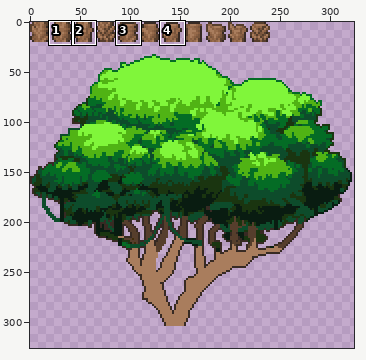
Two versions of one sprite sheet, Assets/Textures/Tiles/Rainforest/Surface/Trees/KapokTree.png. The picture above shows the old version from afar; the outline marks the close-up.
Close-up. The starting point:
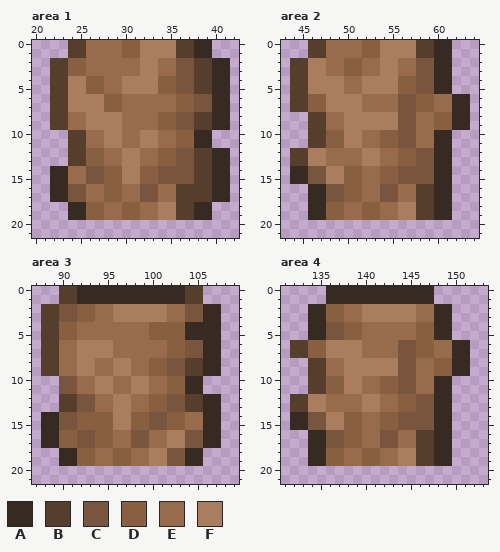
The file is 324x326 pixels. Colours within 5 levels of each other are drawn and written as one. Shown: area 1: x 20..42, y 0..21; area 2: x 43..64, y 0..21; area 3: x 87..109, y 0..21; area 4: x 131..153, y 0..21. The commit also changed other parts of the picture, which this record leaves out.
Palette (. is transparent): A #372a23  B #563e2c  C #78553c  D #895f42  E #976b4b  F #a97d5d
After:
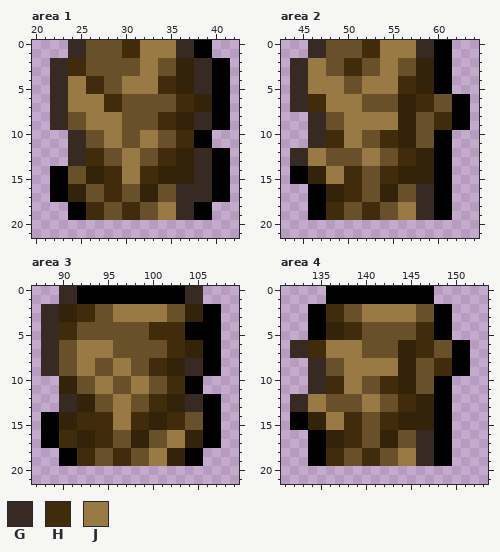
Colours new in this view: G #372a23  H #402c0a  J #9a7a44
Diff:
@@ palette @@
-A #372a23
+A #000000
-C #78553c
+C #32230a
-E #976b4b
+E #68512a
--- area 1
@@ x 20..42 @@
- 0 ....BBEEEEDDFFFFBBAA...
- 1 ....BBEEEEDDFFFFBBAA...
- 2 ..BBDDEEEEEEFFEECCBBAA.
- 3 ..BBDDEEEEEEFFEECCBBAA.
- 4 ..BBFFDDEEFFFFDDCCBBAA.
- 5 ..BBFFDDEEFFFFDDCCBBAA.
- 6 ..BBFFFFDDEEEEEEDDCCAA.
- 7 ..BBFFFFDDEEEEEEDDCCAA.
- 8 ..BBEEFFFFEEEEDDCCBBAA.
- 9 ..BBEEFFFFEEEEDDCCBBAA.
-10 ....BBEEFFEEFFEEDDAA...
-11 ....BBEEFFEEFFEEDDAA...
-12 ....BBDDEEFFEEDDCCBBAA.
-13 ....BBDDEEFFEEDDCCBBAA.
-14 ..AAEECCDDFFDDCCCCBBAA.
-15 ..AAEECCDDFFDDCCCCBBAA.
-16 ..AACCEEDDEECCEEBBBBAA.
-17 ..AACCEEDDEECCEEBBBBAA.
-18 ....AADDEEDDEEFFBBAA...
-19 ....AADDEEDDEEFFBBAA...
+ 0 ....GGEEEEHHJJJJGGAA...
+ 1 ....GGEEEEHHJJJJGGAA...
+ 2 ..GGHHEEEEEEJJEECCGGAA.
+ 3 ..GGHHEEEEEEJJEECCGGAA.
+ 4 ..GGJJHHEEJJJJHHCCGGAA.
+ 5 ..GGJJHHEEJJJJHHCCGGAA.
+ 6 ..GGJJJJHHEEEEEEHHCCAA.
+ 7 ..GGJJJJHHEEEEEEHHCCAA.
+ 8 ..GGEEJJJJEEEEHHCCGGAA.
+ 9 ..GGEEJJJJEEEEHHCCGGAA.
+10 ....GGEEJJEEJJEEHHAA...
+11 ....GGEEJJEEJJEEHHAA...
+12 ....GGHHEEJJEEHHCCGGAA.
+13 ....GGHHEEJJEEHHCCGGAA.
+14 ..AAEECCHHJJHHCCCCGGAA.
+15 ..AAEECCHHJJHHCCCCGGAA.
+16 ..AACCEEHHEECCEEGGGGAA.
+17 ..AACCEEHHEECCEEGGGGAA.
+18 ....AAHHEEHHEEJJGGAA...
+19 ....AAHHEEHHEEJJGGAA...
 20 .......................
--- area 2
@@ x 43..64 @@
- 0 ...BBEEEEDDFFFFBBAA...
- 1 ...BBEEEEDDFFFFBBAA...
- 2 .BBFFEEDDEEFFEECCAA...
- 3 .BBFFEEDDEEFFEECCAA...
- 4 .BBFFFFEEFFFFDDCCAA...
- 5 .BBFFFFEEFFFFDDCCAA...
- 6 .BBDDFFFFEEEECCDDEEAA.
- 7 .BBDDFFFFEEEECCDDEEAA.
- 8 ...BBEEFFFFFFCCEEDDAA.
- 9 ...BBEEFFFFFFCCEEDDAA.
-10 ...BBDDFFEEDDCCEEAA...
-11 ...BBDDFFEEDDCCEEAA...
-12 .BBFFEEEEFFEEDDCCAA...
-13 .BBFFEEEEFFEEDDCCAA...
-14 .AACCFFDDEEDDCCCCAA...
-15 .AACCFFDDEEDDCCCCAA...
-16 ...AACCDDEECCEEBBAA...
-17 ...AACCDDEECCEEBBAA...
-18 ...AADDEEDDEEFFBBAA...
-19 ...AADDEEDDEEFFBBAA...
+ 0 ...GGEEEEHHJJJJGGAA...
+ 1 ...GGEEEEHHJJJJGGAA...
+ 2 .GGJJEEHHEEJJEECCAA...
+ 3 .GGJJEEHHEEJJEECCAA...
+ 4 .GGJJJJEEJJJJHHCCAA...
+ 5 .GGJJJJEEJJJJHHCCAA...
+ 6 .GGHHJJJJEEEECCHHEEAA.
+ 7 .GGHHJJJJEEEECCHHEEAA.
+ 8 ...GGEEJJJJJJCCEEHHAA.
+ 9 ...GGEEJJJJJJCCEEHHAA.
+10 ...GGHHJJEEHHCCEEAA...
+11 ...GGHHJJEEHHCCEEAA...
+12 .GGJJEEEEJJEEHHCCAA...
+13 .GGJJEEEEJJEEHHCCAA...
+14 .AACCJJHHEEHHCCCCAA...
+15 .AACCJJHHEEHHCCCCAA...
+16 ...AACCHHEECCEEGGAA...
+17 ...AACCHHEECCEEGGAA...
+18 ...AAHHEEHHEEJJGGAA...
+19 ...AAHHEEHHEEJJGGAA...
 20 ......................
--- area 3
@@ x 87..109 @@
- 0 ...BBAAAAAAAAAAAABB....
- 1 ...BBAAAAAAAAAAAABB....
- 2 .BBCCDDEEFFFFFFEECCAA..
- 3 .BBCCDDEEFFFFFFEECCAA..
- 4 .BBDDEEEEEEEEDDDDAAAA..
- 5 .BBDDEEEEEEEEDDDDAAAA..
- 6 .BBEEFFFFEEEEEEDDCCAA..
- 7 .BBEEFFFFEEEEEEDDCCAA..
- 8 .BBEEFFEEFFEEDDCCBBAA..
- 9 .BBEEFFEEFFEEDDCCBBAA..
-10 ...CCEEFFEEFFEEDDAA....
-11 ...CCEEFFEEFFEEDDAA....
-12 ...BBCCEEFFEEDDCCBBAA..
-13 ...BBCCEEFFEEDDCCBBAA..
-14 .AACCDDDDFFDDCCDDEEAA..
-15 .AACCDDDDFFDDCCDDEEAA..
-16 .AADDCCDDEECCEEFFCCAA..
-17 .AADDCCDDEECCEEFFCCAA..
-18 ...AADDEEDDEEFFCCAA....
-19 ...AADDEEDDEEFFCCAA....
+ 0 ...GGAAAAAAAAAAAAGG....
+ 1 ...GGAAAAAAAAAAAAGG....
+ 2 .GGCCHHEEJJJJJJEECCAA..
+ 3 .GGCCHHEEJJJJJJEECCAA..
+ 4 .GGHHEEEEEEEEHHHHAAAA..
+ 5 .GGHHEEEEEEEEHHHHAAAA..
+ 6 .GGEEJJJJEEEEEEHHCCAA..
+ 7 .GGEEJJJJEEEEEEHHCCAA..
+ 8 .GGEEJJEEJJEEHHCCGGAA..
+ 9 .GGEEJJEEJJEEHHCCGGAA..
+10 ...CCEEJJEEJJEEHHAA....
+11 ...CCEEJJEEJJEEHHAA....
+12 ...GGCCEEJJEEHHCCGGAA..
+13 ...GGCCEEJJEEHHCCGGAA..
+14 .AACCHHHHJJHHCCHHEEAA..
+15 .AACCHHHHJJHHCCHHEEAA..
+16 .AAHHCCHHEECCEEJJCCAA..
+17 .AAHHCCHHEECCEEJJCCAA..
+18 ...AAHHEEHHEEJJCCAA....
+19 ...AAHHEEHHEEJJCCAA....
 20 .......................
--- area 4
@@ x 131..153 @@
  1 .....AAAAAAAAAAAA......
- 2 ...AADDEEFFFFFFEEAA....
- 3 ...AADDEEFFFFFFEEAA....
- 4 ...AACCDDEEEEEEDDAA....
- 5 ...AACCDDEEEEEEDDAA....
- 6 .BBDDFFFFEEEECCDDEEAA..
- 7 .BBDDFFFFEEEECCDDEEAA..
- 8 ...BBEEFFFFFFCCEEDDAA..
- 9 ...BBEEFFFFFFCCEEDDAA..
-10 ...BBDDFFEEDDCCEEAA....
-11 ...BBDDFFEEDDCCEEAA....
-12 .BBFFEEEEFFEEDDCCAA....
-13 .BBFFEEEEFFEEDDCCAA....
-14 .AACCFFDDEEDDCCCCAA....
-15 .AACCFFDDEEDDCCCCAA....
-16 ...AACCDDEECCEEBBAA....
-17 ...AACCDDEECCEEBBAA....
-18 ...AADDEEDDEEFFBBAA....
-19 ...AADDEEDDEEFFBBAA....
+ 2 ...AAHHEEJJJJJJEEAA....
+ 3 ...AAHHEEJJJJJJEEAA....
+ 4 ...AACCHHEEEEEEHHAA....
+ 5 ...AACCHHEEEEEEHHAA....
+ 6 .GGHHJJJJEEEECCHHEEAA..
+ 7 .GGHHJJJJEEEECCHHEEAA..
+ 8 ...GGEEJJJJJJCCEEHHAA..
+ 9 ...GGEEJJJJJJCCEEHHAA..
+10 ...GGHHJJEEHHCCEEAA....
+11 ...GGHHJJEEHHCCEEAA....
+12 .GGJJEEEEJJEEHHCCAA....
+13 .GGJJEEEEJJEEHHCCAA....
+14 .AACCJJHHEEHHCCCCAA....
+15 .AACCJJHHEEHHCCCCAA....
+16 ...AACCHHEECCEEGGAA....
+17 ...AACCHHEECCEEGGAA....
+18 ...AAHHEEHHEEJJGGAA....
+19 ...AAHHEEHHEEJJGGAA....
 20 .......................
Changed places in both close-ups, as pixel boxes (x1, y1, x2, y2):
changed: (50, 40, 230, 220)
changed: (290, 40, 470, 220)
changed: (41, 286, 221, 466)
changed: (290, 286, 470, 466)
